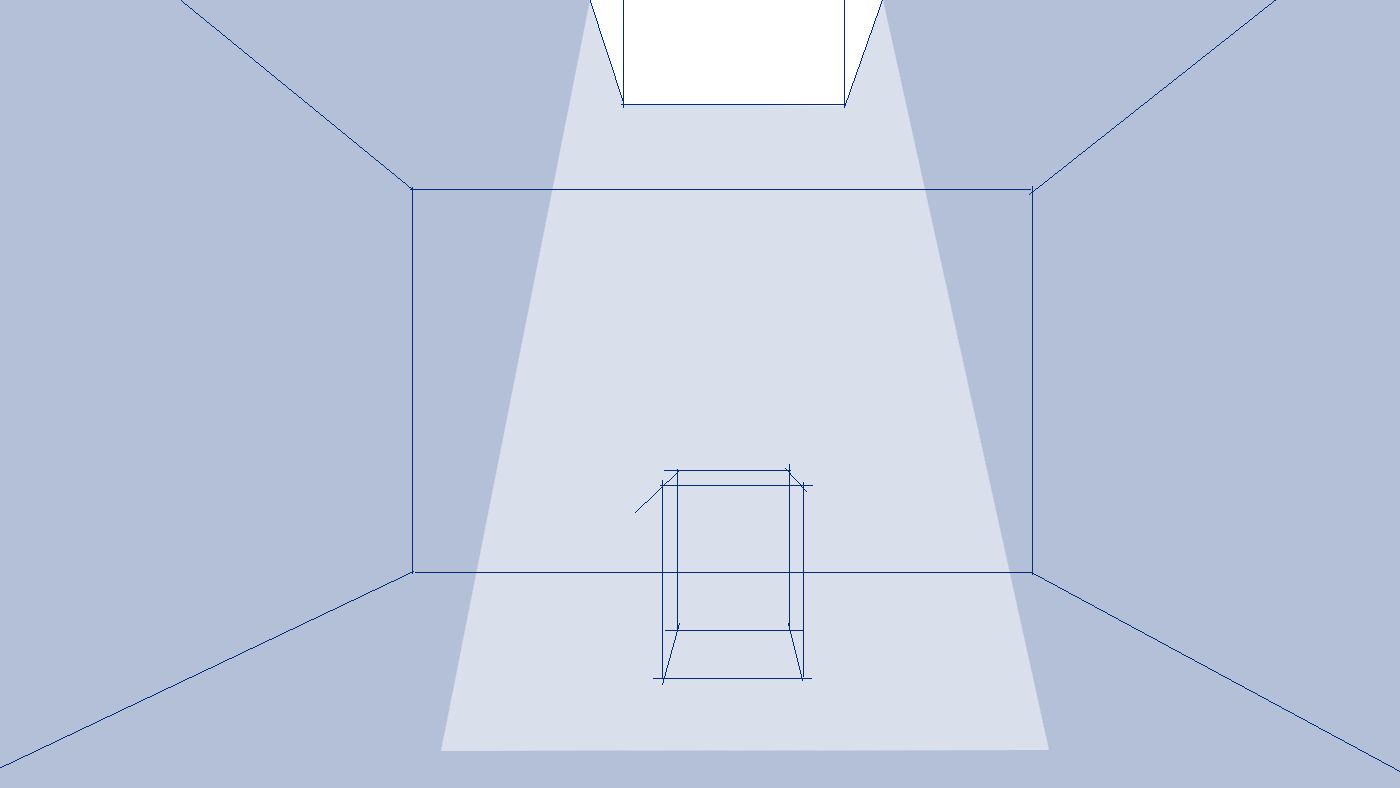
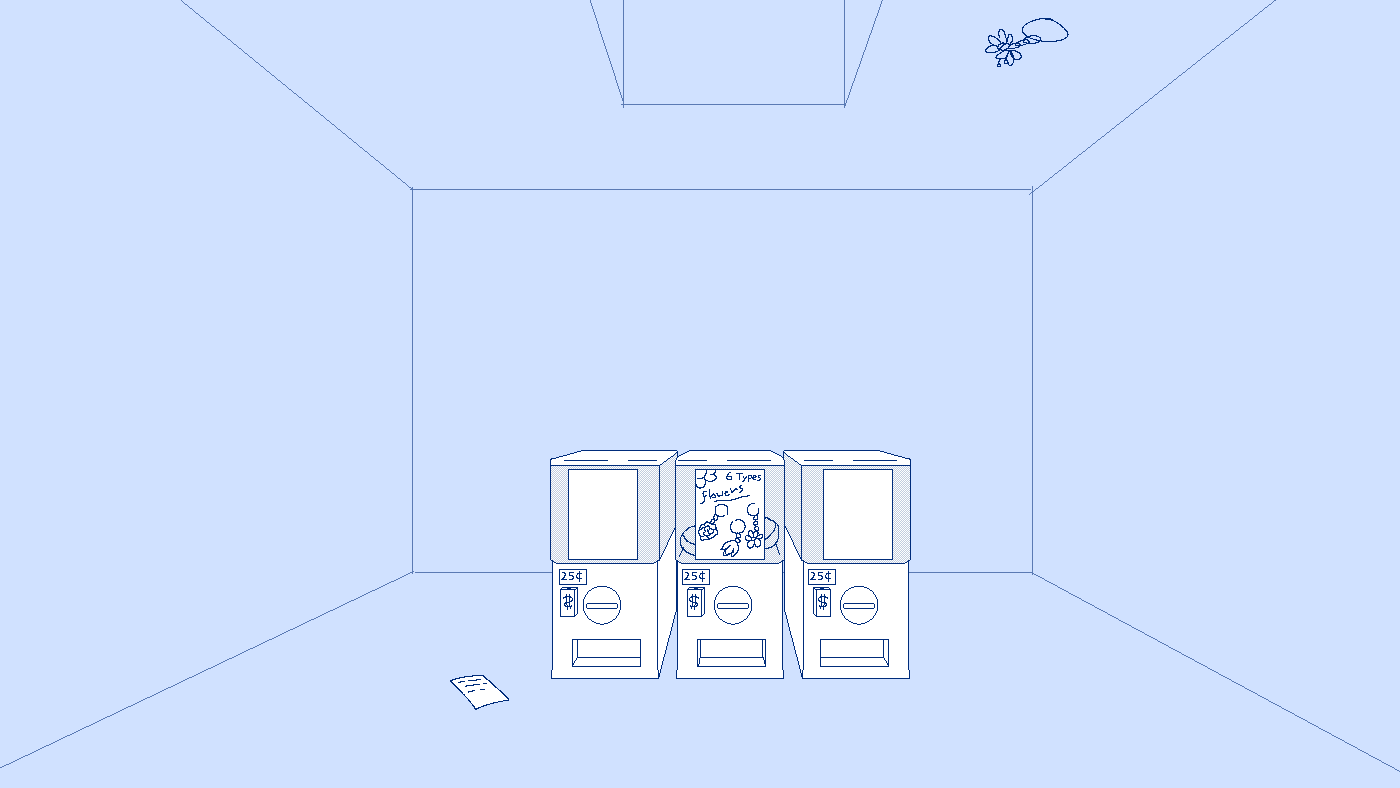
The second 1400 x 788 image is a revision of the first. Changes to its layers:
hid "Paint Layer 3", painted on it over (0, 0, 1400, 788)
hid "Paint Layer 2", painted on it over (0, 0, 1400, 788)
added layer "keychainIcon" above "letter" over (960, 0, 1152, 128)
added layer "letter" above "keychain" over (448, 640, 512, 768)
added layer "mainGatchaPoster" above "outBall" over (640, 448, 768, 576)
added layer "out" above "mainGatcha" over (640, 576, 768, 704)
added layer "mainGatcha" above "Paint Layer 4 (pasted)" over (576, 448, 832, 704)
added layer "fakeCoin" above "3rdGatcha" over (512, 576, 832, 640)
added layer "3rdGatcha" above "actualCoin2ndGatcha" over (512, 448, 896, 704)
added layer "actualCoin2ndGatcha" above "2ndGatcha" over (768, 576, 896, 640)
added layer "2ndGatcha" above "room" over (704, 448, 960, 704)
renamed "Paint Layer 1" to "room", opacity 100% → 57%, painted on it over (0, 0, 1400, 788)
painted on "Background" over (0, 0, 1400, 788)